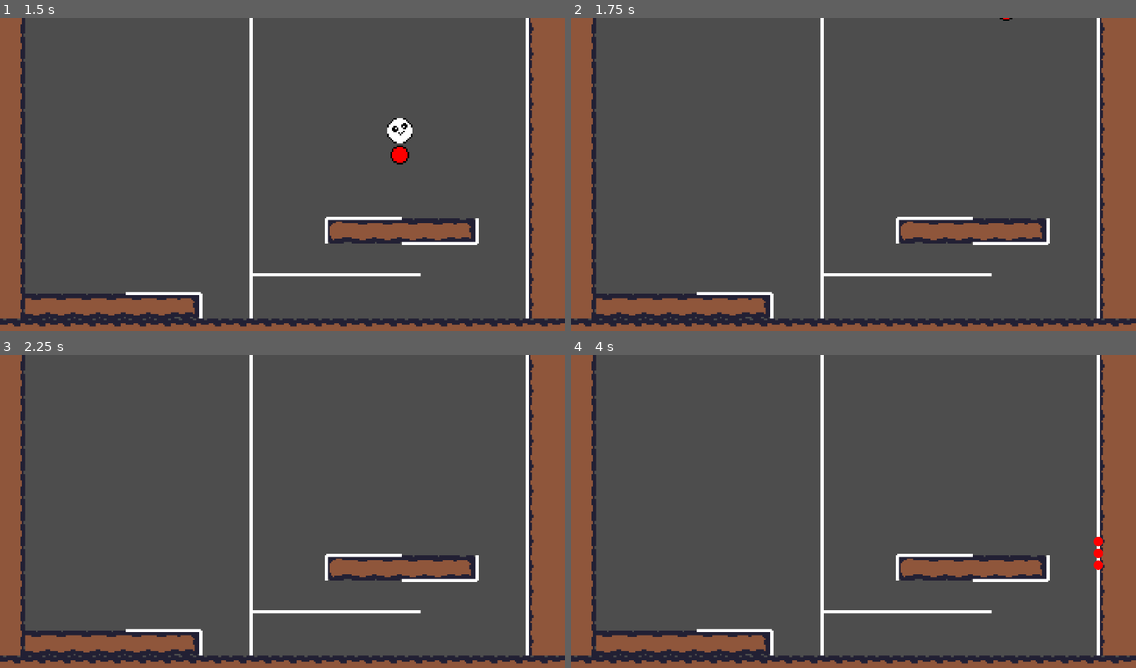
Above: before the commit, frames 1-4 (two rows, left to right).
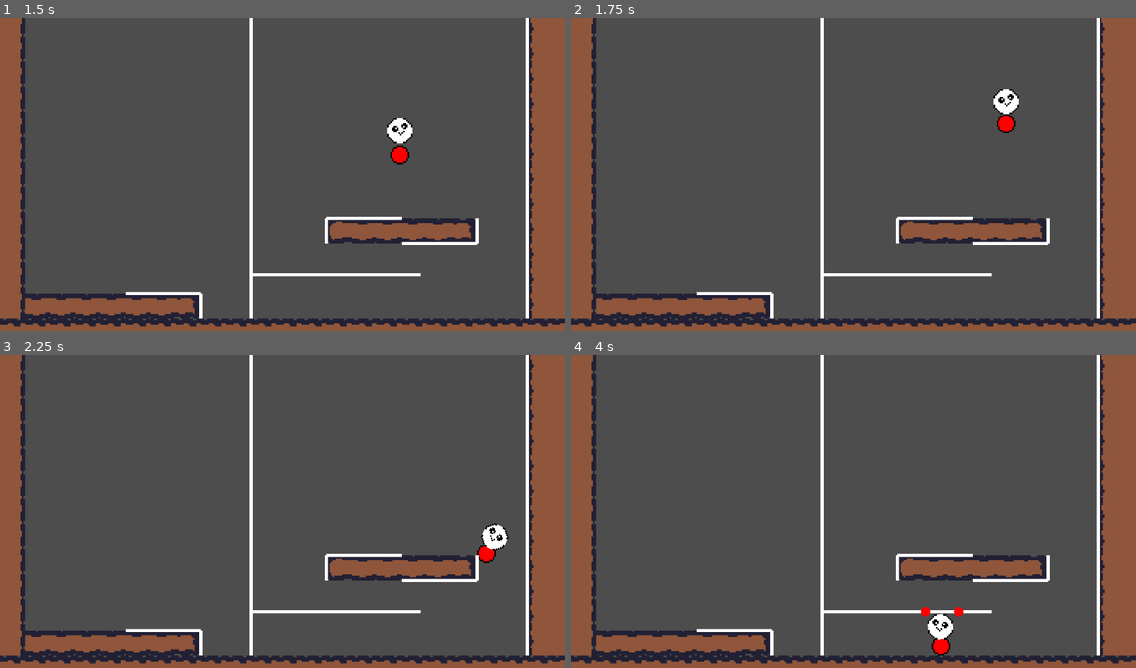
Above: after the commit, the same moments.

Repository: Victor-Boone/climbclimb
Game: Godot game, scene res://scenes/main.tscn
Same seed, same stepped clock (60 frames per second), same inputs: the game is played once before the commit and once after it.
Inputs:
- Up to frame 1 (1.5 s): hold Shift (climb) 0.53-1.28 s; hold D (move_right) from 0.53 s (still down); tap Space (jump) at 0.77, 0.8, 1.07, 1.35 s; tap Enter at 1.25 s
- Up to frame 2 (1.75 s): keep holding D (move_right); tap Space (jump) at 1.52 s; tap Shift (climb) at 1.55 s
- Up to frame 3 (2.25 s): tap Space (jump) at 1.82 s; release D (move_right) at 2.03 s; hold A (move_left) from 2.03 s (still down); hold Shift (climb) from 2.03 s (still down)
- Up to frame 4 (4 s): keep holding A (move_left); tap Space (jump) at 2.3, 3.02, 3.32, 3.6, 3.77 s; release Shift (climb) at 2.78 s; tap Shift (climb) at 2.85 s

Frame 1 is identical in both runs. In frame 2, 0.5% of the frame differs, in the area x 74-80%, y 0-37%; in frame 3, 0.4%; in frame 4, 0.7%, in the area x 61-95%, y 58-97%.

Commit message:
[Climbing] Jump

Diff:
--- a/scenes/main.tscn
+++ b/scenes/main.tscn
@@ -72,7 +72,6 @@
 
 [node name="SlimeCat" parent="." unique_id=93529822 instance=ExtResource("2_0wfyh")]
 position = Vector2(237, 49)
-FLY_MODE = true
 STANDING_STRENGTH = 4.151
 IDEAL_ANGLE_SPEED = 1.21
 
--- a/scripts/slimecat.gd
+++ b/scripts/slimecat.gd
@@ -2,6 +2,8 @@
 const Utils = preload("res://scripts/utils.gd")
 
 @export var FLY_MODE: bool = false
+var throw_timer: float = 0.0
+@export var THROW_DELAY: float = 0.1
 
 # Movement related variables
 # - WALK_SPEED : Top speed while walking
@@ -9,7 +11,8 @@
 # - JUMP_VELOCITY : Crude velocity set when jumping.
 @export var WALK_SPEED: float = 90.0
 @export var AIR_SPEED: float = WALK_SPEED / 5.0
-@export var JUMP_VELOCITY: float = 500.0
+@export var GROUND_JUMP_VELOCITY: float = 500.0
+@export var CLIMB_JUMP_VELOCITY: float = 300.0
 
 # Physics related variables ( how the character is affected by physics )
 # - GRAVITY_SCALING : Beware of that force that pulls you down.
@@ -93,20 +96,26 @@
 
 func movement_manager() -> void:
 	"""Manage the Player's input for movement on ground. """
-	if is_climbing(): return
-
-	var direction: float = Input.get_axis("move_left", "move_right")
+	var x_direction: float = Input.get_axis("move_left", "move_right")
 	var v_butt = $Butt.velocity
 	var v_head = $Head.velocity
-	if Input.is_action_just_pressed("jump") \
+	if is_climbing():
+		if Input.is_action_just_pressed("jump") and is_gripped():
+			state = State.IDLE
+			var dir: Vector2 = Vector2(x_direction, -2.0).normalized()
+			$Butt.velocity += CLIMB_JUMP_VELOCITY * dir
+			hand_grip[LEFT]["load"] = 0.0
+			hand_grip[RIGHT]["load"] = 0.0
+			throw_timer = THROW_DELAY
+	elif Input.is_action_just_pressed("jump") \
 		and ((is_standing() and is_on_floor()) or FLY_MODE): # Jumping
 		state = State.IDLE
-		$Butt.velocity.y -= JUMP_VELOCITY
-	elif direction and is_standing():
+		$Butt.velocity.y -= GROUND_JUMP_VELOCITY
+	elif x_direction and is_standing():
 		state = State.WALK
 		# TODO
 		var speed: float = WALK_SPEED if is_on_floor() else AIR_SPEED
-		var target_x_velocity: float = direction * WALK_SPEED
+		var target_x_velocity: float = x_direction * WALK_SPEED
 		$Butt.velocity.x = move_toward(v_butt.x, target_x_velocity, speed)
 		if false and not is_on_floor():
 			$Head.velocity.x = move_toward(v_head.x, target_x_velocity, speed)
@@ -251,17 +260,18 @@
 	for point in points:
 		point -= global_position
 		var score = gripping_score_of_point(point)
-		if score > best_score:
+		if score >= 0.0 and score > best_score:
 			best_score = score
 			best_point = point
 	return [best_point] if best_score != - INF else []
 
 
 func climbing_manager(delta) -> void:
+	throw_timer = move_toward(throw_timer, 0.0, delta)
 	_update_grip_area()
 	_DEBUG_display_grip_points()
 	var input_dir: Vector2 = get_Vector2_direction()
-	if not is_climbing():
+	if not is_climbing() or throw_timer > 0.0:
 		hand_grip[RIGHT]["load"] = 0.0
 		hand_grip[LEFT ]["load"] = 0.0
 	elif total_hand_load() == 0.0:
